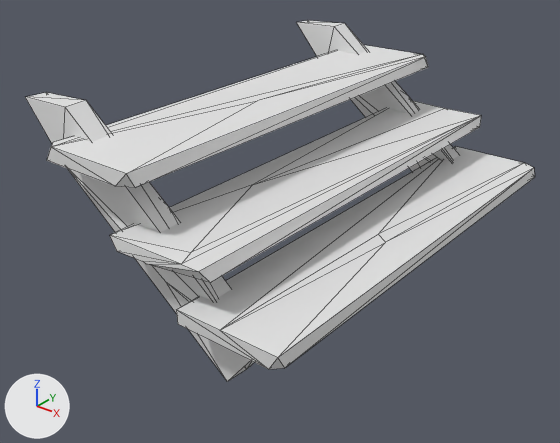
The FBX model WinAPI_2504/Resources/MedievalConstructions/Game/LowPolyMedievalConstructions/Meshes/SM_Stair_small.FBX, before and after one commit.
One viewpoint serves both versions: a camera (50 mm lens) standing at (3.0, -4.01, 2.33) and looking at (-0.06, -0.17, -0.05). The lights are fixed; the arrows at lower left show +X, +Y and +Z. The first picture is the older version. Mesh edges are drawn as thin lines. Objects named as collision shapes, trigger or cutter boxes, shadow casters or lower levels of detail are left out. Where no turn or scale is listed for an object, it has been applied to the vertices.

In view in the first picture: 'SM_Stair_small'.
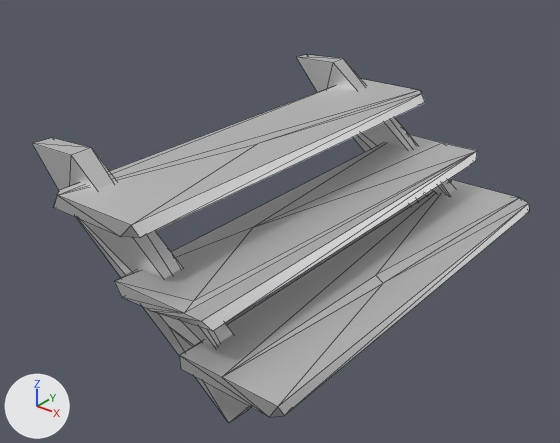
Where the newer file only moved an object's origin or applied its transform, the numbers keep the older frame.

Patch to the scene script:
```diff
--- a/WinAPI_2504/Resources/MedievalConstructions/Game/LowPolyMedievalConstructions/Meshes/SM_Stair_small.FBX.py
+++ b/WinAPI_2504/Resources/MedievalConstructions/Game/LowPolyMedievalConstructions/Meshes/SM_Stair_small.FBX.py
@@ mat_m_texture_atlas @@
 mat_m_texture_atlas.roughness = 0.553
+mat_m_texture_atlas.metallic = 1.0
@@ me_sm_stair_small @@
 # used by ob_sm_stair_small; location = (0.0, 0.0, 0.0)
-me_sm_stair_small.from_pydata(...)  # 75 vertices, 130 faces; spans x -1.06..1.06, y -1.6..1.6, z -0.4..1.0
+me_sm_stair_small.from_pydata(...)  # 75 vertices, 130 faces; spans x -1.06..1.06, y -1.6..1.6, z -0.7..0.7
+# me_sm_stair_small part 1: the whole mesh is moved by (0.0, 0.0, -0.3)
 me_sm_stair_small.materials.append(mat_m_texture_atlas)
```

Where the change shows, as pixel boxes [x1, y1, x2, y2] in the pictures (560 x 443 px):
'SM_Stair_small', surface changed, moved
    before: [25, 20, 535, 382]
    after: [32, 55, 529, 423]
